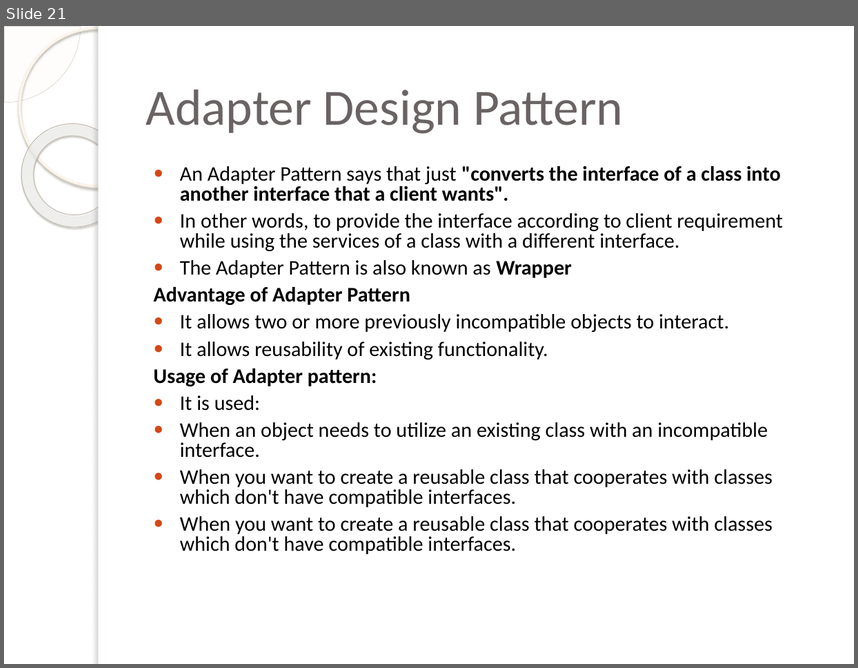
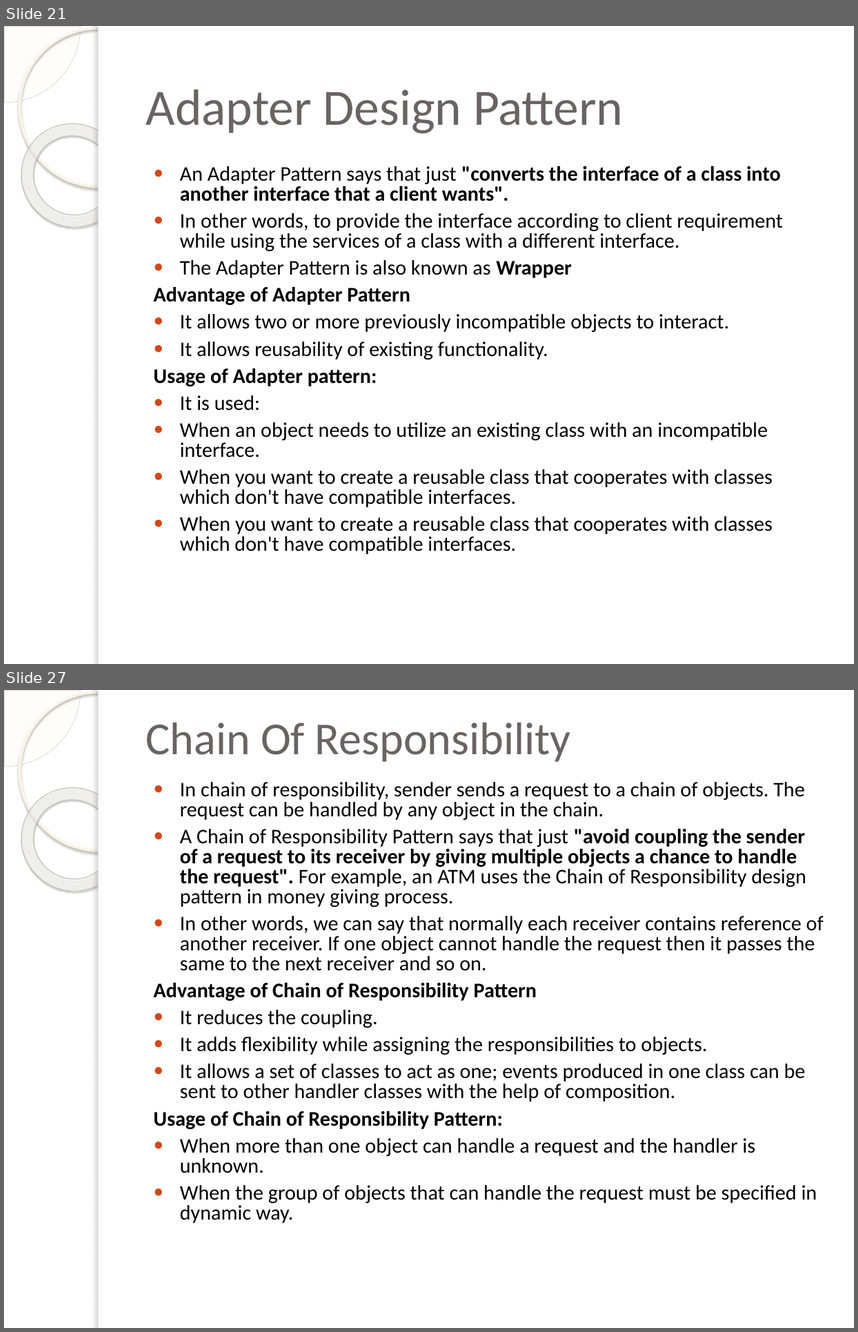
Before and after one commit to pratyusbharimalla/designpattern, a slide deck: design pattern.pptx. Shown one above the other, each under a label of ours: slide 21 before the commit, slides 21 and 27 after it; the slides between them are not shown. The pictures are 858x668 and 858x1332 pixels, drawn with LibreOffice and Linux fonts; fonts in the diff are those of the drawing; background and template pictures are left out. Boxes give left, top, right and bottom in pixels: in the first picture for what was removed or moved away, otherwise in the second. Text is boxed around its words. In the diff, an @@ line names an element or a change of style, - is before the commit and + after.

Commit message:
design pattern update

```diff
--- a/design pattern.pptx
+++ b/design pattern.pptx
@@ slide 27 added at [4, 690, 854, 1328], background picture (left out); not listed: 5 template elements that a slide beside it also shows @@
@@ title added at [146, 722, 571, 762], 38.7 pt, text #6A6363 @@
+Chain Of Responsibility
@@ text added at [154, 782, 824, 1223], 17.6 pt, text #000000 @@
+● In chain of responsibility, sender sends a request to a chain of objects. The request can be handled by any object in the chain.
+● A Chain of Responsibility Pattern says that just "avoid coupling the sender of a request to its receiver by giving multiple objects a chance to handle the request". For example, an ATM uses the Chain of Responsibility design pattern in money giving process.
+● In other words, we can say that normally each receiver contains reference of another receiver. If one object cannot handle the request then it passes the same to the next receiver and so on.
+Advantage of Chain of Responsibility Pattern
+● It reduces the coupling.
+● It adds flexibility while assigning the responsibilities to objects.
+● It allows a set of classes to act as one; events produced in one class can be sent to other handler classes with the help of composition.
+Usage of Chain of Responsibility Pattern:
+● When more than one object can handle a request and the handler is unknown.
+● When the group of objects that can handle the request must be specified in dynamic way.
```
Also in this commit, not shown: 4 slides changed, 11 other slides added, 1 slide removed.
